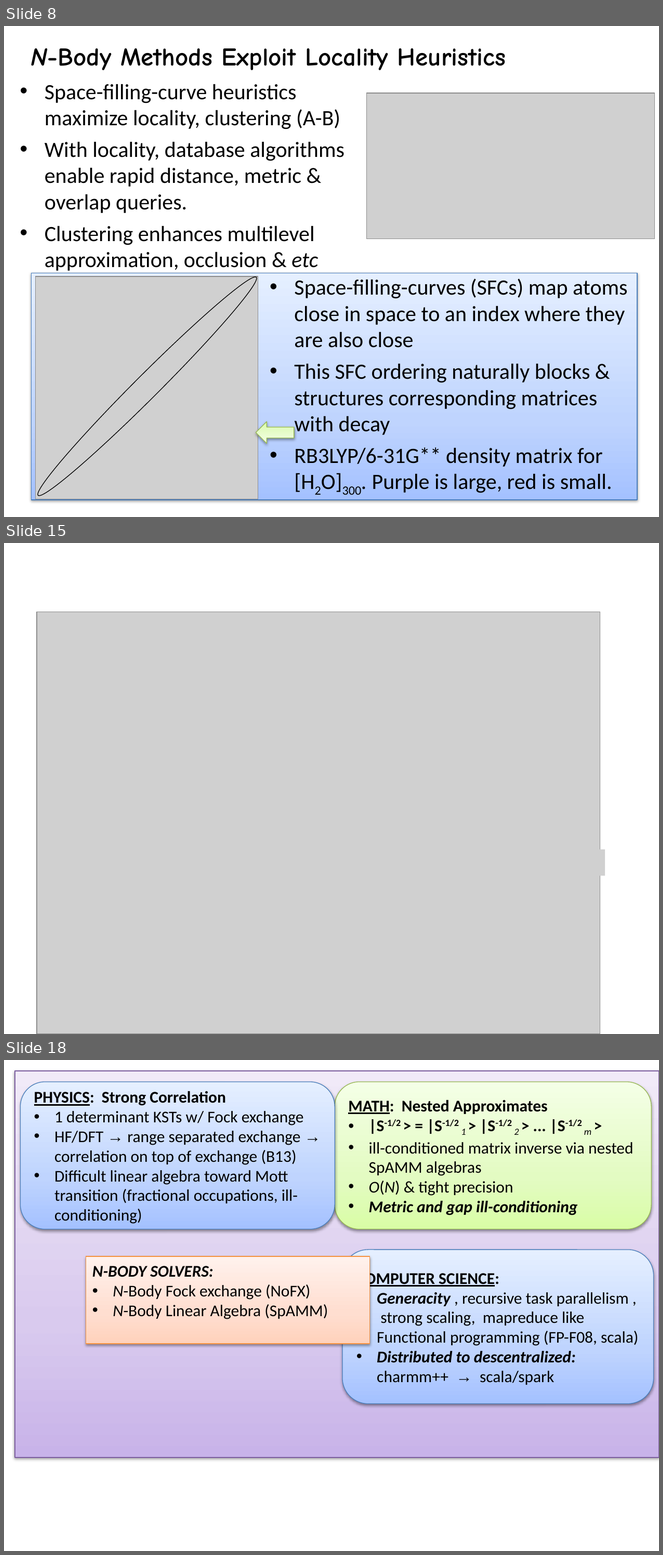
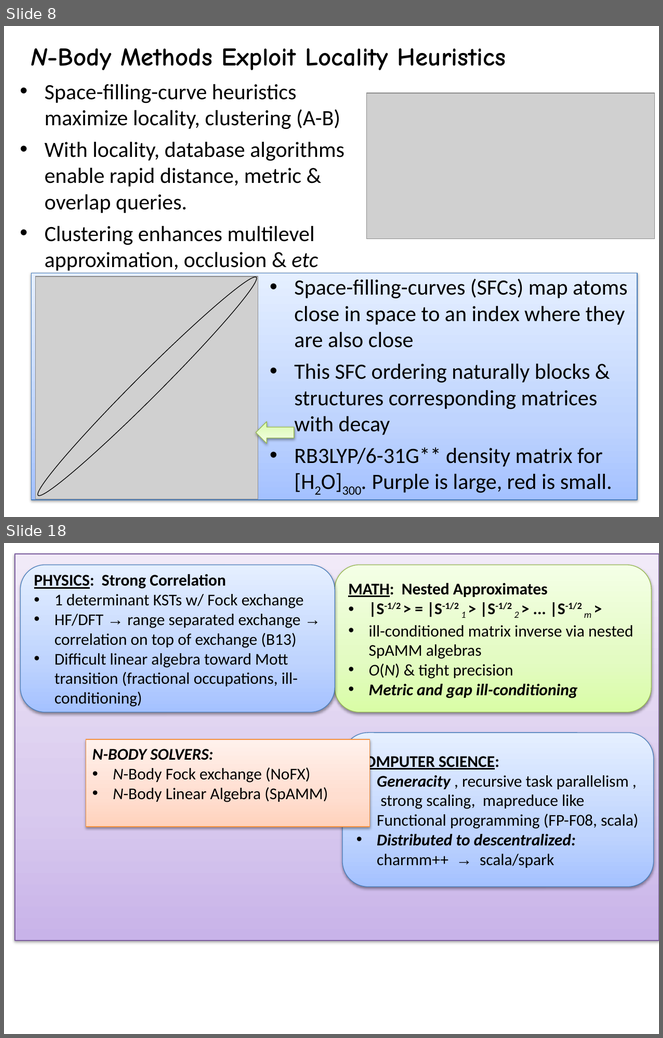
Before and after one commit to FreeON/spammpack, a slide deck: sandwitch_results_3_2015/spamm_big_picture.pptx. Shown one above the other, each under a label of ours: slides 8, 15 and 18 before the commit, slides 8 and 18 after it; the slides between them are not shown. The pictures are 663x1555 and 663x1038 pixels, drawn with LibreOffice and Linux fonts; fonts in the diff are those of the drawing; grey boxes stand for pictures. Boxes give left, top, right and bottom in pixels: in the first picture for what was removed or moved away, otherwise in the second. Text is boxed around its words. In the diff, an @@ line names an element or a change of style, - is before the commit and + after.

```diff
--- a/sandwitch_results_3_2015/spamm_big_picture.pptx
+++ b/sandwitch_results_3_2015/spamm_big_picture.pptx
@@ slide 15 removed at (4, 543, 659, 1034), background #FFFFFF @@
@@ picture removed at (37, 612, 600, 1034) @@
@@ picture removed at (277, 619, 465, 646) @@
@@ accent border callout removed at (148, 632, 311, 685) @@
@@ accent border callout removed at (307, 668, 364, 802) @@
@@ picture removed at (359, 719, 546, 745) @@
@@ accent border callout removed at (354, 798, 392, 958) @@
@@ picture removed at (412, 850, 605, 876) @@
```
Also in this commit, not shown: 3 slides changed, 3 slides added, 2 other slides removed, 1 other file.
